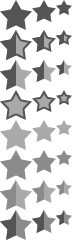
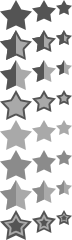
Before/after of a 72px x 240px layered artwork. What changed in the layer stack:
removed group "Half-Shaded-Hover" (1st of 3, in "32x30") (2 layers) from group "32x30" over [left=0, top=210, right=32, bottom=240]
removed layer "Full" (5th of 15, in "32x30" › "Half-Shaded-Hover") from group "Half-Shaded-Hover" over [left=0, top=210, right=16, bottom=240]
added group "Full-Stroke" (1st of 9, in "32x30") with 2 layers in group "32x30" over [left=0, top=210, right=32, bottom=240]
added layer "Full-Stroke" (2nd of 9, in "32x30" › "Full-Stroke") in group "Full-Stroke" over [left=4, top=214, right=28, bottom=236]
renamed "Empty" to "Full-Stroke", moved it into group "Full-Stroke", painted on it over [left=0, top=210, right=32, bottom=240]
removed group "Half-Shaded-Hover" (2nd of 3, in "24x22") (2 layers) from group "24x22" over [left=32, top=210, right=56, bottom=233]
removed layer "Full" (10th of 15, in "24x22" › "Half-Shaded-Hover") from group "Half-Shaded-Hover" over [left=32, top=210, right=44, bottom=233]
added group "Full-Stroke" (4th of 9, in "24x22") with 2 layers in group "24x22" over [left=32, top=210, right=56, bottom=233]
added layer "Full-Stroke" (5th of 9, in "24x22" › "Full-Stroke") in group "Full-Stroke" over [left=36, top=214, right=52, bottom=230]
renamed "Empty" to "Full-Stroke", moved it into group "Full-Stroke", painted on it over [left=32, top=210, right=56, bottom=233]
removed group "Half-Shaded-Hover" (3rd of 3, in "16x15") (2 layers) from group "16x15" over [left=56, top=210, right=72, bottom=225]
removed layer "Full" (15th of 15, in "16x15" › "Half-Shaded-Hover") from group "Half-Shaded-Hover" over [left=56, top=210, right=64, bottom=225]
added group "Full-Stroke" (7th of 9, in "16x15") with 2 layers in group "16x15" over [left=56, top=210, right=72, bottom=225]
renamed "Empty" to "Full-Stroke", moved it into group "Full-Stroke", painted on it over [left=56, top=210, right=72, bottom=225]
…and 1 more changes (1 added)
